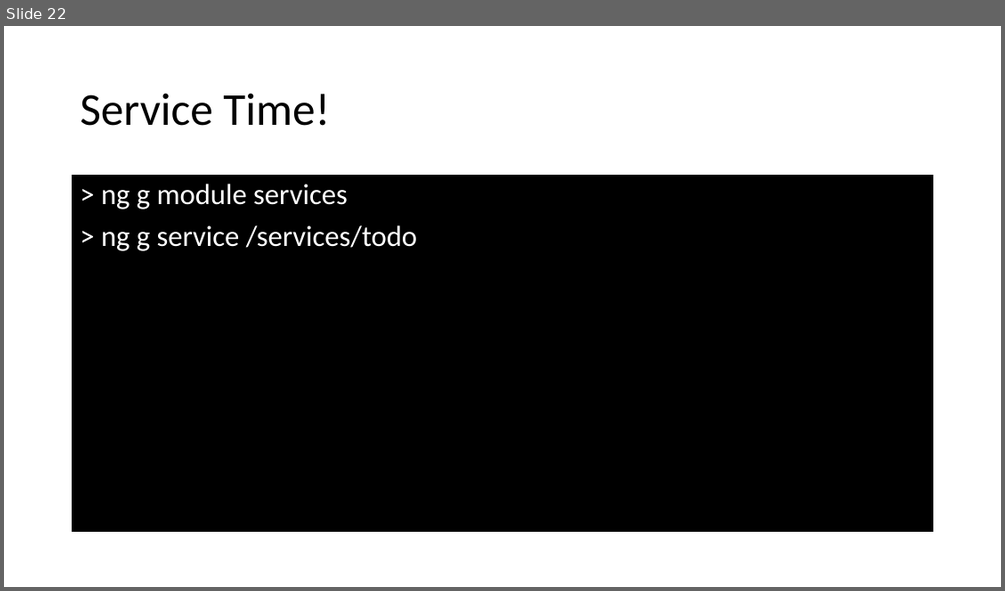
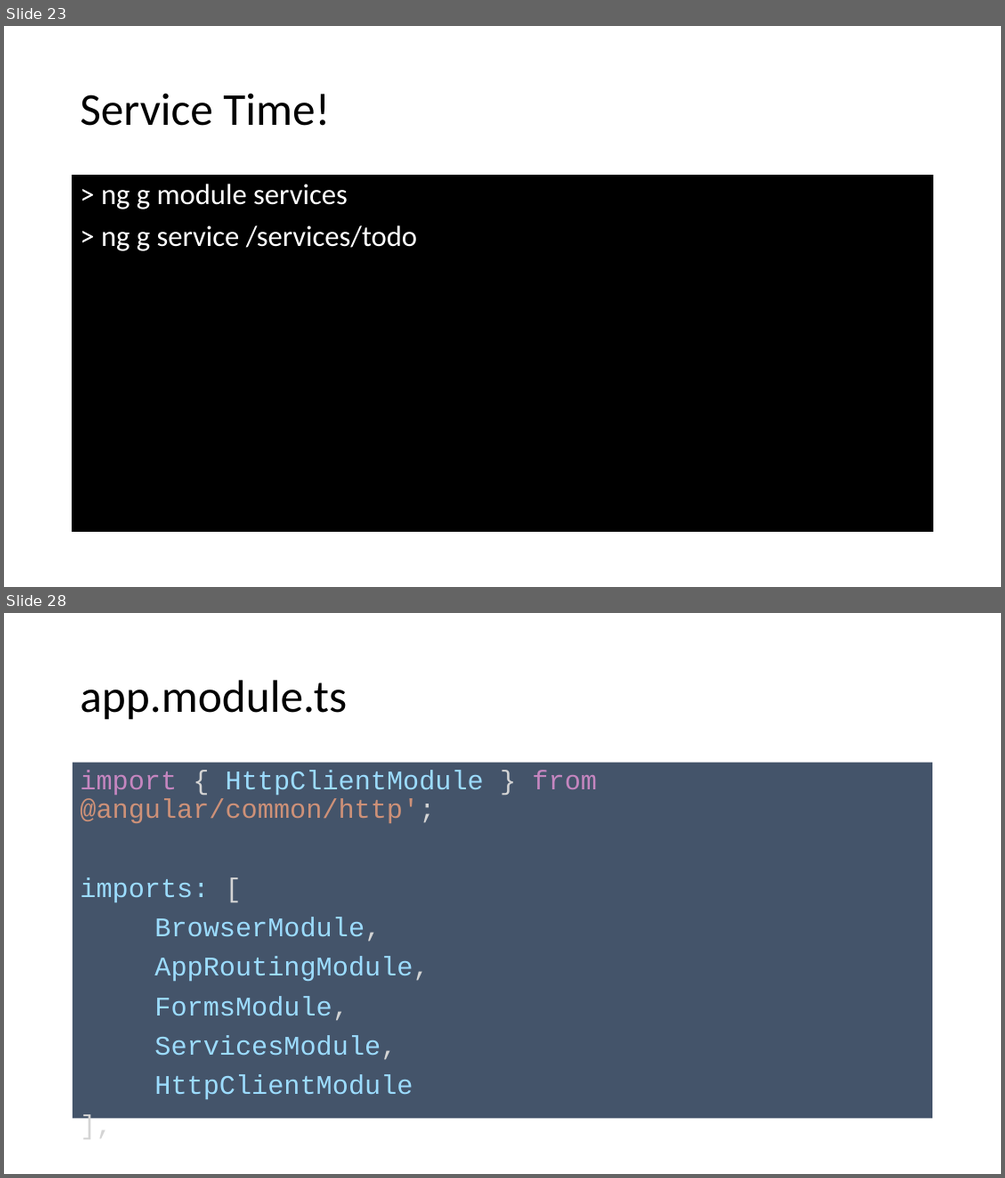
Before and after one commit to spirit-coding/todo-app-aj33349, a slide deck: Angular2.pptx. Shown one above the other, each under a label of ours: slide 22 before the commit, slides 23 and 28 after it; the slides between them are not shown. The pictures are 1005x591 and 1005x1178 pixels, drawn with LibreOffice and Linux fonts; fonts in the diff are those of the drawing. Boxes give left, top, right and bottom in pixels: in the first picture for what was removed or moved away, otherwise in the second. Text is boxed around its words. In the diff, an @@ line names an element or a change of style, - is before the commit and + after.

Commit message:
start service calls

```diff
--- a/Angular2.pptx
+++ b/Angular2.pptx
@@ slide 28 added at bbox=[4, 613, 1001, 1174], background #FFFFFF @@
@@ title added at bbox=[80, 680, 347, 720], 44 pt, text #000000 @@
+app.module.ts
@@ text added at bbox=[73, 763, 933, 1119], fill #44546A, 25.9 pt, text #9CDCFE @@
+import { HttpClientModule } from @angular/common/http';
+imports: [
+BrowserModule,
+AppRoutingModule,
+FormsModule,
+ServicesModule,
+HttpClientModule
+],
@@ what was slide 22 is now slide 23 @@
```
Also in this commit, not shown: 9 slides changed, 4 other slides added, 3 other files.
